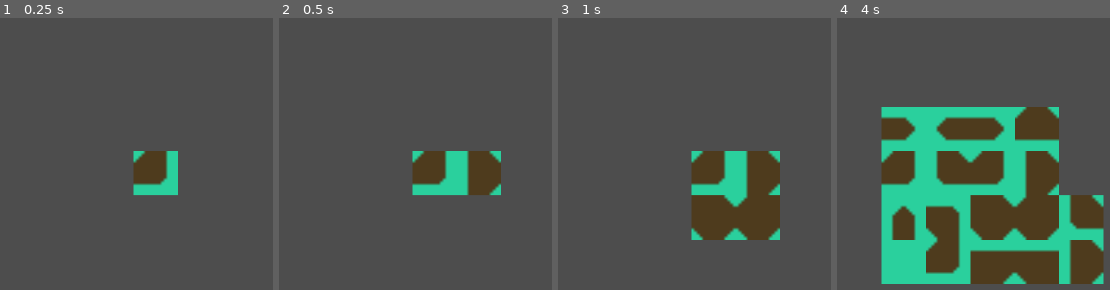
Above: before the commit, frames 1-4 (left to right).
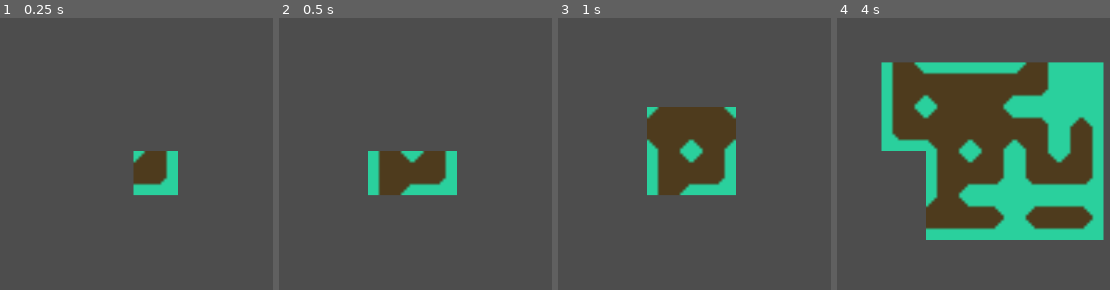
Above: after the commit, the same moments.

Repository: 100-percent-brendan/godot-stm-wfc-solver
Game: Godot game, scene res://test/test.tscn
Two runs of this game, one before a commit and one after it. Both use one fixed random seed, a clock stepped at 60 frames per second and the inputs below.
Inputs:
- Up to frame 1 (0.25 s): no input
- Up to frame 2 (0.5 s): no input
- Up to frame 3 (1 s): no input
- Up to frame 4 (4 s): no input

Frame 1 is identical in both runs. In frame 2, 5.1% of the frame differs, in the area x 32-82%, y 48-66%; in frame 3, 16%; in frame 4, 50%, in the area x 16-98%, y 16-98%.

Commit message:
Fixed bug with tile order in comparison call.

Diff:
--- a/core/tile_wfc_solver.gd
+++ b/core/tile_wfc_solver.gd
@@ -237,7 +237,7 @@
 		# TODO: Optimize: Move building this to a central step and tile-specific index
 		var possibilities : Array[Vector2i]
 		for tile in terrain_tiles:
-			if _compare_terrain_tiles(neighbor.get_tile(), tile, direction):
+			if _compare_terrain_tiles(tile, neighbor.get_tile(), direction):
 				possibilities.push_back(tile)
 		possibility_spaces.push_back(possibilities)
 
